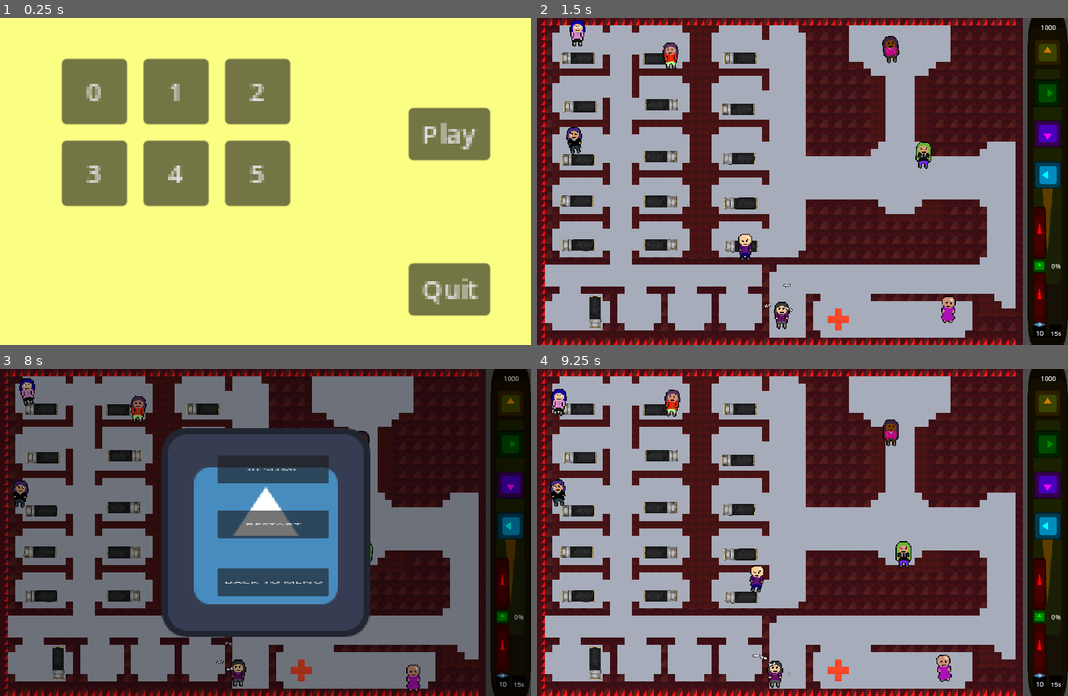
Above: before the commit, frames 1-4 (two rows, left to right).
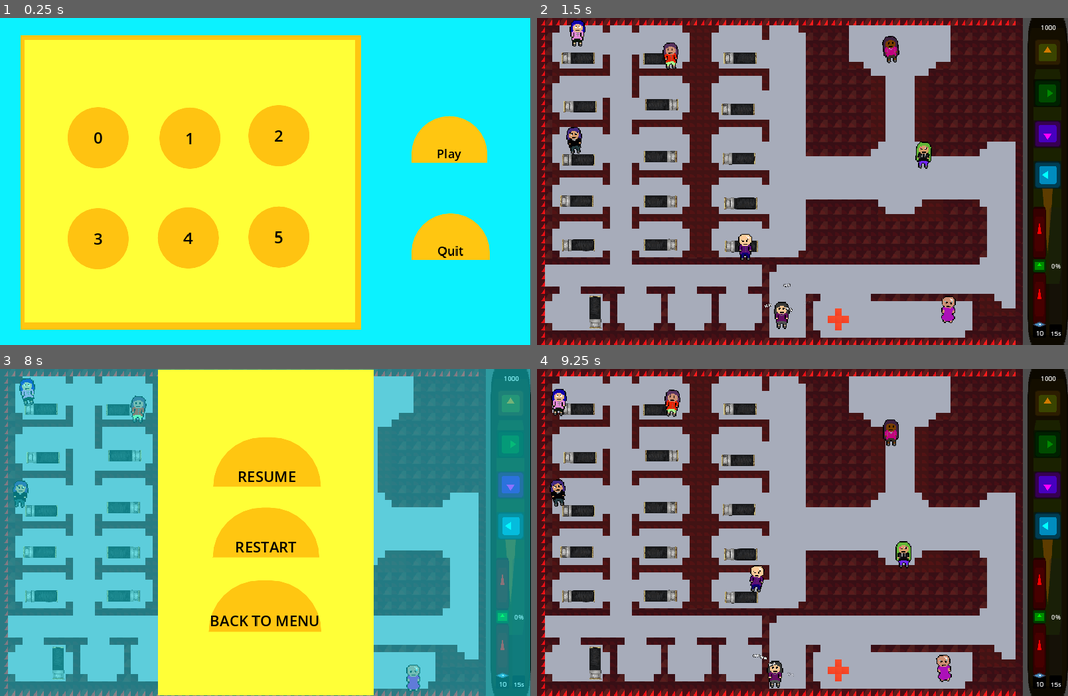
Above: after the commit, the same moments.

Repository: Cax36940/LOLdemic
Game: Godot game, scene res://main.tscn
Two runs of this game, one before a commit and one after it. Both use one fixed random seed, a clock stepped at 60 frames per second and the inputs below. The engine's default icon, where the game draws it, is replaced by a stand-in: a white triangle on a blue panel in a dark square.
Inputs (mouse positions are in pixels of both pictures, inside the frame that each line leads up to):
- Up to frame 1 (0.25 s): no input
- Up to frame 2 (1.5 s): click "0" at 0.5 s; click (1046, 93) at 1.25 s
- Up to frame 3 (8 s): move the mouse to (244, 666) at 2.02 s; hold D (right) 2.03-2.75 s; tap Keypad 0 (num0) at 2.1, 5.1, 5.85, 6.6, 7.35 s; click (244, 666) at 2.17 s; click (509, 401) at 2.75 s; click (509, 486) at 3.5 s; click (509, 525) at 4.25 s; move the mouse to (21, 493) at 5.02 s; hold S (down) 5.03-5.78 s; click (21, 493) at 5.17 s; move the mouse to (31, 375) at 5.77 s; hold D (right) 5.78-6.53 s; click (31, 375) at 5.92 s; move the mouse to (127, 391) at 6.52 s; hold W (up) 6.53-7.28 s; click (127, 391) at 6.67 s; move the mouse to (366, 450) at 7.27 s; hold A (left) from 7.28 s (still down); click (366, 450) at 7.42 s; tap Escape (escape) at 7.9 s
- Up to frame 4 (9.25 s): release A (left) at 8 s; click "RESUME" at 8 s; move the mouse to (760, 578) at 8.77 s; hold A (left) from 8.78 s (still down); tap Keypad 0 (num0) at 8.85 s; click (760, 578) at 8.92 s

The runs differ from the first frame. In frame 1, 100% of the frame differs, in the area x 0-100%, y 0-100%; in frame 2, nothing differs; in frame 3, 100%; in frame 4, nothing differs.

Commit message:
modified UI

Diff:
--- a/Menu/escape.tscn
+++ b/Menu/escape.tscn
@@ -1,7 +1,7 @@
 [gd_scene load_steps=3 format=3 uid="uid://bg7wyypdkuv30"]
 
 [ext_resource type="Script" path="res://Menu/escape.gd" id="1_monoj"]
-[ext_resource type="Texture2D" uid="uid://cgcjtw1eck748" path="res://icon.svg" id="2_l77yl"]
+[ext_resource type="Theme" uid="uid://febop71prism" path="res://Menu/menu_ui.tres" id="2_ex3ni"]
 
 [node name="Escape" type="Control"]
 top_level = true
@@ -13,48 +13,77 @@
 offset_bottom = 40.0
 script = ExtResource("1_monoj")
 
-[node name="Sprite2D2" type="Sprite2D" parent="."]
-modulate = Color(0, 0, 0, 0.345098)
-position = Vector2(650, 400)
-scale = Vector2(11, 7)
-texture = ExtResource("2_l77yl")
+[node name="CanvasLayer" type="CanvasLayer" parent="."]
 
-[node name="Sprite2D" type="Sprite2D" parent="."]
-position = Vector2(650, 400)
-scale = Vector2(4, 4)
-texture = ExtResource("2_l77yl")
+[node name="ColorRect" type="ColorRect" parent="CanvasLayer"]
+offset_right = 1299.0
+offset_bottom = 800.0
+color = Color(0.0431373, 0.94902, 1, 0.470588)
+metadata/_edit_use_anchors_ = true
 
-[node name="ResumeButton" type="Button" parent="."]
-layout_mode = 0
-offset_left = 600.0
-offset_top = 176.0
-offset_right = 736.0
-offset_bottom = 312.0
-scale = Vector2(2, 0.5)
-pivot_offset = Vector2(68, 72)
+[node name="ColorRect" type="ColorRect" parent="CanvasLayer/ColorRect"]
+layout_mode = 1
+anchors_preset = 8
+anchor_left = 0.5
+anchor_top = 0.5
+anchor_right = 0.5
+anchor_bottom = 0.5
+offset_left = -264.0
+offset_top = -398.5
+offset_right = 264.0
+offset_bottom = 398.5
+grow_horizontal = 2
+grow_vertical = 2
+color = Color(1, 1, 0.215686, 1)
+
+[node name="ResumeButton" type="Button" parent="CanvasLayer"]
+anchors_preset = 5
+anchor_left = 0.5
+anchor_right = 0.5
+offset_left = -129.0
+offset_top = 167.0
+offset_right = 135.0
+offset_bottom = 287.0
+grow_horizontal = 2
+theme = ExtResource("2_ex3ni")
+theme_override_font_sizes/font_size = 36
 text = "RESUME"
 clip_text = true
 
-[node name="RestartButton" type="Button" parent="."]
-layout_mode = 0
-offset_left = 600.0
-offset_top = 310.0
-offset_right = 736.0
-offset_bottom = 446.0
-scale = Vector2(2, 0.5)
-pivot_offset = Vector2(68, 72)
+[node name="RestartButton" type="Button" parent="CanvasLayer"]
+anchors_preset = 8
+anchor_left = 0.5
+anchor_top = 0.5
+anchor_right = 0.5
+anchor_bottom = 0.5
+offset_left = -130.5
+offset_top = -61.0
+offset_right = 130.5
+offset_bottom = 61.0
+grow_horizontal = 2
+grow_vertical = 2
+theme = ExtResource("2_ex3ni")
+theme_override_font_sizes/font_size = 36
 text = "RESTART"
 
-[node name="QuitButton" type="Button" parent="."]
-layout_mode = 0
-offset_left = 600.0
-offset_top = 452.0
-offset_right = 736.0
-offset_bottom = 588.0
-scale = Vector2(2, 0.5)
-pivot_offset = Vector2(68, 72)
+[node name="QuitButton" type="Button" parent="CanvasLayer"]
+anchors_preset = 7
+anchor_left = 0.5
+anchor_top = 1.0
+anchor_right = 0.5
+anchor_bottom = 1.0
+offset_left = -140.0
+offset_top = -283.0
+offset_right = 136.0
+offset_bottom = -157.0
+grow_horizontal = 2
+grow_vertical = 0
+size_flags_horizontal = 4
+size_flags_vertical = 8
+theme = ExtResource("2_ex3ni")
+theme_override_font_sizes/font_size = 36
 text = "BACK TO MENU"
 
-[connection signal="pressed" from="ResumeButton" to="." method="_on_resume_button_pressed"]
-[connection signal="pressed" from="RestartButton" to="." method="_on_restart_button_pressed"]
-[connection signal="pressed" from="QuitButton" to="." method="_on_quit_button_pressed"]
+[connection signal="pressed" from="CanvasLayer/ResumeButton" to="." method="_on_resume_button_pressed"]
+[connection signal="pressed" from="CanvasLayer/RestartButton" to="." method="_on_restart_button_pressed"]
+[connection signal="pressed" from="CanvasLayer/QuitButton" to="." method="_on_quit_button_pressed"]
--- a/Menu/menu.tscn
+++ b/Menu/menu.tscn
@@ -1,6 +1,8 @@
-[gd_scene load_steps=2 format=3 uid="uid://ce54v5i74rsoe"]
+[gd_scene load_steps=4 format=3 uid="uid://ce54v5i74rsoe"]
 
 [ext_resource type="Script" path="res://Menu/menu.gd" id="1_21fj5"]
+[ext_resource type="Theme" uid="uid://febop71prism" path="res://Menu/menu_ui.tres" id="2_o7235"]
+[ext_resource type="Theme" uid="uid://blt5adgn6n6tm" path="res://Menu/menu_ui_level.tres" id="3_dfvgt"]
 
 [node name="Menu" type="Control"]
 layout_mode = 3
@@ -11,150 +13,175 @@
 grow_vertical = 2
 script = ExtResource("1_21fj5")
 
-[node name="ColorRect" type="ColorRect" parent="."]
-layout_mode = 0
-offset_right = 1301.0
-offset_bottom = 801.0
-color = Color(0.980392, 1, 0.513726, 1)
+[node name="CanvasLayer" type="CanvasLayer" parent="."]
 
-[node name="Button" type="Button" parent="ColorRect"]
+[node name="ColorRect" type="ColorRect" parent="CanvasLayer"]
+offset_right = 1299.0
+offset_bottom = 800.0
+color = Color(0.0431373, 0.94902, 1, 1)
+metadata/_edit_use_anchors_ = true
+
+[node name="ColorRect2" type="ColorRect" parent="CanvasLayer"]
+anchors_preset = 8
+anchor_left = 0.5
+anchor_top = 0.5
+anchor_right = 0.5
+anchor_bottom = 0.5
+offset_left = -601.0
+offset_top = -358.0
+offset_right = 233.0
+offset_bottom = 363.0
+grow_horizontal = 2
+grow_vertical = 2
+size_flags_horizontal = 4
+color = Color(1, 0.776471, 0.0666667, 1)
+
+[node name="ColorRect2" type="ColorRect" parent="CanvasLayer/ColorRect2"]
 layout_mode = 1
 anchors_preset = 8
 anchor_left = 0.5
 anchor_top = 0.5
 anchor_right = 0.5
 anchor_bottom = 0.5
-offset_left = 349.5
-offset_top = -180.5
-offset_right = 399.5
-offset_bottom = -149.5
+offset_left = -407.0
+offset_top = -348.5
+offset_right = 403.0
+offset_bottom = 342.5
 grow_horizontal = 2
 grow_vertical = 2
-scale = Vector2(4, 4)
-text = "Play"
+size_flags_horizontal = 4
+color = Color(1, 1, 0.215686, 1)
 
-[node name="ButtonLevel0" type="Button" parent="ColorRect"]
-layout_mode = 1
+[node name="Button" type="Button" parent="CanvasLayer"]
 anchors_preset = 8
 anchor_left = 0.5
 anchor_top = 0.5
 anchor_right = 0.5
 anchor_bottom = 0.5
-offset_left = -500.5
-offset_top = -300.5
-offset_right = -460.5
-offset_bottom = -260.5
+offset_left = 357.0
+offset_top = -159.0
+offset_right = 543.0
+offset_bottom = -47.0
 grow_horizontal = 2
 grow_vertical = 2
-scale = Vector2(4, 4)
-text = "0
-"
+theme = ExtResource("2_o7235")
+text = "Play"
 
-[node name="ButtonLevel1" type="Button" parent="ColorRect"]
-layout_mode = 1
+[node name="Button2" type="Button" parent="CanvasLayer"]
 anchors_preset = 8
 anchor_left = 0.5
 anchor_top = 0.5
 anchor_right = 0.5
 anchor_bottom = 0.5
-offset_left = -300.5
-offset_top = -300.5
-offset_right = -260.5
-offset_bottom = -260.5
+offset_left = 357.0
+offset_top = 79.0
+offset_right = 549.0
+offset_bottom = 191.0
 grow_horizontal = 2
 grow_vertical = 2
-scale = Vector2(4, 4)
-text = "1"
+theme = ExtResource("2_o7235")
+text = "Quit"
 
-[node name="ButtonLevel2" type="Button" parent="ColorRect"]
-layout_mode = 1
+[node name="ButtonLevel0" type="Button" parent="CanvasLayer"]
 anchors_preset = 8
 anchor_left = 0.5
 anchor_top = 0.5
 anchor_right = 0.5
 anchor_bottom = 0.5
-offset_left = -100.5
-offset_top = -300.5
-offset_right = -60.5
-offset_bottom = -260.5
+offset_left = -486.0
+offset_top = -182.0
+offset_right = -336.0
+offset_bottom = -32.0
 grow_horizontal = 2
 grow_vertical = 2
-scale = Vector2(4, 4)
-text = "2
+theme = ExtResource("3_dfvgt")
+text = "0
 "
 
-[node name="ButtonLevel3" type="Button" parent="ColorRect"]
-layout_mode = 1
+[node name="ButtonLevel1" type="Button" parent="CanvasLayer"]
 anchors_preset = 8
 anchor_left = 0.5
 anchor_top = 0.5
 anchor_right = 0.5
 anchor_bottom = 0.5
-offset_left = -500.5
-offset_top = -100.5
-offset_right = -460.5
-offset_bottom = -60.5
+offset_left = -261.0
+offset_top = -181.0
+offset_right = -111.0
+offset_bottom = -31.0
 grow_horizontal = 2
 grow_vertical = 2
-scale = Vector2(4, 4)
-text = "3
-"
+theme = ExtResource("3_dfvgt")
+text = "1"
 
-[node name="ButtonLevel4" type="Button" parent="ColorRect"]
-layout_mode = 1
+[node name="ButtonLevel2" type="Button" parent="CanvasLayer"]
 anchors_preset = 8
 anchor_left = 0.5
 anchor_top = 0.5
 anchor_right = 0.5
 anchor_bottom = 0.5
-offset_left = -300.5
-offset_top = -100.5
-offset_right = -260.5
-offset_bottom = -60.5
+offset_left = -43.0
+offset_top = -187.0
+offset_right = 107.0
+offset_bottom = -37.0
 grow_horizontal = 2
 grow_vertical = 2
-scale = Vector2(4, 4)
-text = "4
+theme = ExtResource("3_dfvgt")
+text = "2
 "
 
-[node name="ButtonLevel5" type="Button" parent="ColorRect"]
-layout_mode = 1
+[node name="ButtonLevel3" type="Button" parent="CanvasLayer"]
 anchors_preset = 8
 anchor_left = 0.5
 anchor_top = 0.5
 anchor_right = 0.5
 anchor_bottom = 0.5
-offset_left = -100.5
-offset_top = -100.5
-offset_right = -60.5
-offset_bottom = -60.5
+offset_left = -486.0
+offset_top = 65.0
+offset_right = -336.0
+offset_bottom = 215.0
 grow_horizontal = 2
 grow_vertical = 2
-scale = Vector2(4, 4)
-text = "5
+theme = ExtResource("3_dfvgt")
+text = "3
 "
 
-[node name="Button2" type="Button" parent="ColorRect"]
-layout_mode = 1
+[node name="ButtonLevel4" type="Button" parent="CanvasLayer"]
 anchors_preset = 8
 anchor_left = 0.5
 anchor_top = 0.5
 anchor_right = 0.5
 anchor_bottom = 0.5
-offset_left = 349.5
-offset_top = 199.5
-offset_right = 399.5
-offset_bottom = 230.5
+offset_left = -265.0
+offset_top = 63.0
+offset_right = -115.0
+offset_bottom = 213.0
 grow_horizontal = 2
 grow_vertical = 2
-scale = Vector2(4, 4)
-text = "Quit"
+theme = ExtResource("3_dfvgt")
+text = "4
+"
 
-[connection signal="pressed" from="ColorRect/Button" to="." method="_on_button_pressed" binds= [0]]
-[connection signal="pressed" from="ColorRect/ButtonLevel0" to="." method="_on_button_pressed" binds= [0]]
-[connection signal="pressed" from="ColorRect/ButtonLevel1" to="." method="_on_button_pressed" binds= [1]]
-[connection signal="pressed" from="ColorRect/ButtonLevel2" to="." method="_on_button_pressed" binds= [2]]
-[connection signal="pressed" from="ColorRect/ButtonLevel3" to="." method="_on_button_pressed" binds= [3]]
-[connection signal="pressed" from="ColorRect/ButtonLevel4" to="." method="_on_button_pressed" binds= [4]]
-[connection signal="pressed" from="ColorRect/ButtonLevel5" to="." method="_on_button_pressed" binds= [5]]
-[connection signal="pressed" from="ColorRect/Button2" to="." method="_on_quit_button_pressed"]
+[node name="ButtonLevel5" type="Button" parent="CanvasLayer"]
+anchors_preset = 8
+anchor_left = 0.5
+anchor_top = 0.5
+anchor_right = 0.5
+anchor_bottom = 0.5
+offset_left = -43.0
+offset_top = 61.0
+offset_right = 107.0
+offset_bottom = 211.0
+grow_horizontal = 2
+grow_vertical = 2
+theme = ExtResource("3_dfvgt")
+text = "5
+"
+
+[connection signal="pressed" from="CanvasLayer/Button" to="." method="_on_button_pressed" binds= [0]]
+[connection signal="pressed" from="CanvasLayer/Button2" to="." method="_on_quit_button_pressed"]
+[connection signal="pressed" from="CanvasLayer/ButtonLevel0" to="." method="_on_button_pressed" binds= [0]]
+[connection signal="pressed" from="CanvasLayer/ButtonLevel1" to="." method="_on_button_pressed" binds= [1]]
+[connection signal="pressed" from="CanvasLayer/ButtonLevel2" to="." method="_on_button_pressed" binds= [2]]
+[connection signal="pressed" from="CanvasLayer/ButtonLevel3" to="." method="_on_button_pressed" binds= [3]]
+[connection signal="pressed" from="CanvasLayer/ButtonLevel4" to="." method="_on_button_pressed" binds= [4]]
+[connection signal="pressed" from="CanvasLayer/ButtonLevel5" to="." method="_on_button_pressed" binds= [5]]
--- /dev/null
+++ b/Menu/menu_ui.tres
@@ -0,0 +1,36 @@
+[gd_resource type="Theme" load_steps=5 format=3 uid="uid://febop71prism"]
+
+[sub_resource type="StyleBoxFlat" id="StyleBoxFlat_mm5u0"]
+content_margin_top = 65.0
+bg_color = Color(1, 0.607843, 0.0666667, 1)
+corner_radius_top_left = 150
+corner_radius_top_right = 150
+
+[sub_resource type="StyleBoxFlat" id="StyleBoxFlat_06aka"]
+content_margin_top = 65.0
+bg_color = Color(1, 0.690196, 0.0666667, 1)
+corner_radius_top_left = 150
+corner_radius_top_right = 150
+
+[sub_resource type="StyleBoxFlat" id="StyleBoxFlat_r2shd"]
+content_margin_top = 70.0
+bg_color = Color(1, 0.776471, 0.0666667, 1)
+corner_radius_top_left = 150
+corner_radius_top_right = 150
+
+[sub_resource type="StyleBoxFlat" id="StyleBoxFlat_ocmn4"]
+content_margin_top = 60.0
+bg_color = Color(1, 0.607843, 0.0666667, 1)
+corner_radius_top_left = 150
+corner_radius_top_right = 150
+
+[resource]
+default_font_size = 30
+Button/colors/font_color = Color(0, 0, 0, 1)
+Button/colors/font_focus_color = Color(0.243137, 0.243137, 0.243137, 1)
+Button/colors/font_hover_color = Color(0.270588, 0.270588, 0.270588, 1)
+Button/colors/font_pressed_color = Color(0, 0, 0, 1)
+Button/styles/focus = SubResource("StyleBoxFlat_mm5u0")
+Button/styles/hover = SubResource("StyleBoxFlat_06aka")
+Button/styles/normal = SubResource("StyleBoxFlat_r2shd")
+Button/styles/pressed = SubResource("StyleBoxFlat_ocmn4")
--- /dev/null
+++ b/Menu/menu_ui_level.tres
@@ -0,0 +1,24 @@
+[gd_resource type="Theme" load_steps=3 format=3 uid="uid://blt5adgn6n6tm"]
+
+[sub_resource type="StyleBoxFlat" id="StyleBoxFlat_aysdg"]
+bg_color = Color(1, 0.690196, 0.0666667, 1)
+corner_radius_top_left = 150
+corner_radius_top_right = 150
+corner_radius_bottom_right = 150
+corner_radius_bottom_left = 150
+
+[sub_resource type="StyleBoxFlat" id="StyleBoxFlat_y53ci"]
+bg_color = Color(1, 0.764706, 0.0666667, 1)
+corner_radius_top_left = 150
+corner_radius_top_right = 150
+corner_radius_bottom_right = 150
+corner_radius_bottom_left = 150
+
+[resource]
+Button/colors/font_color = Color(0, 0, 0, 1)
+Button/colors/font_hover_color = Color(0.270588, 0.270588, 0.270588, 1)
+Button/colors/font_pressed_color = Color(0, 0, 0, 1)
+Button/font_sizes/font_size = 40
+Button/styles/hover = SubResource("StyleBoxFlat_aysdg")
+Button/styles/normal = SubResource("StyleBoxFlat_y53ci")
+Button/styles/pressed = SubResource("StyleBoxFlat_y53ci")
